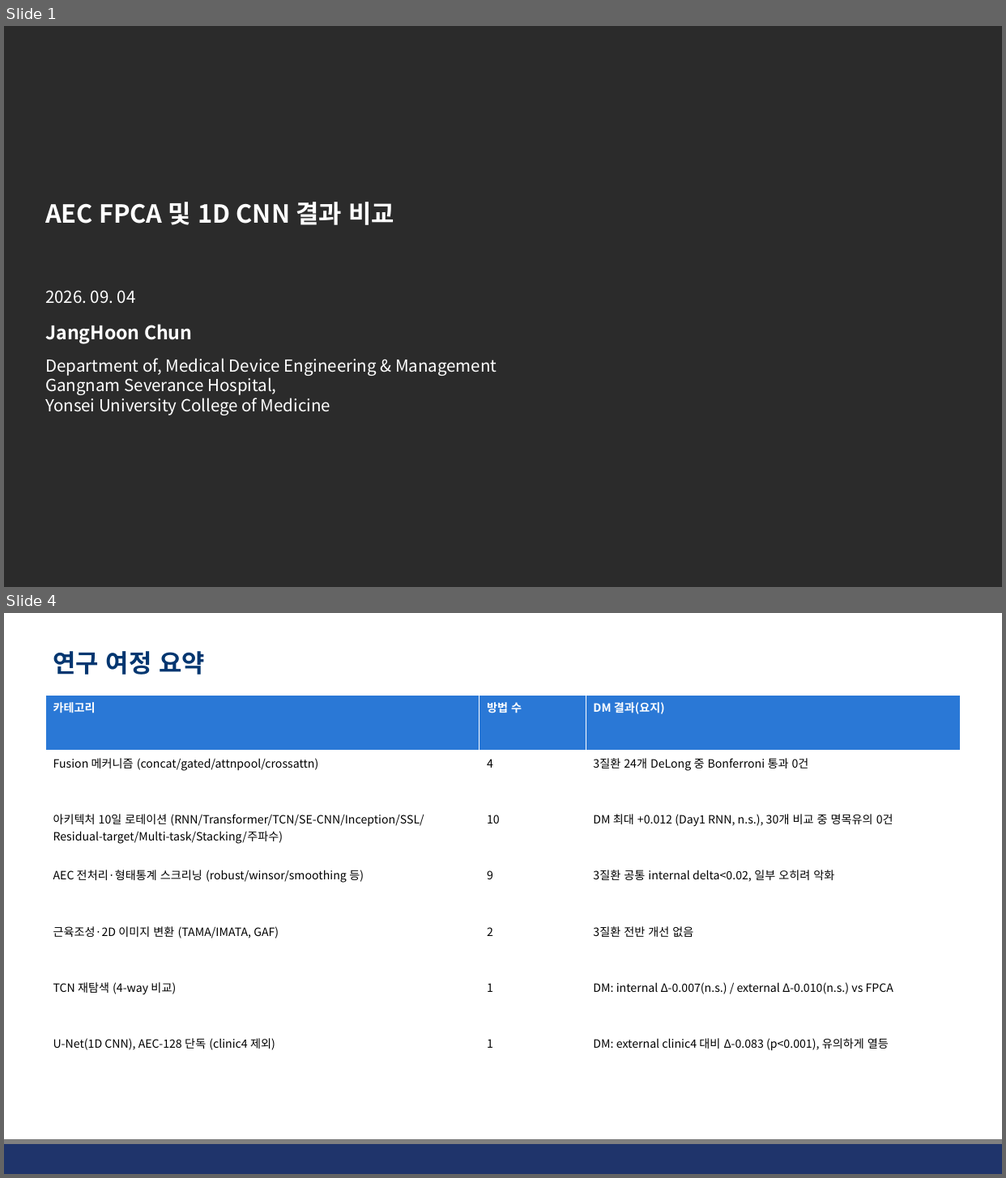
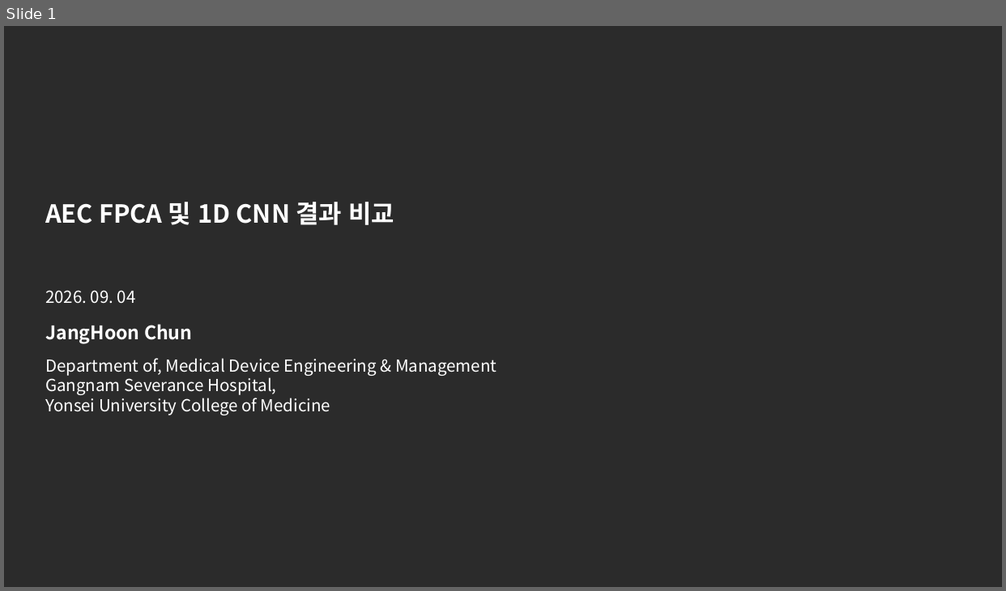
Before and after one commit to JHWannabe/Clinical_Study, a slide deck: docs/260904_AEC FPCA 및 1D CNN 결과 비교.pptx. Shown one above the other, each under a label of ours: slides 1 and 4 before the commit, slide 1 after it; the slides between them are not shown. The pictures are 1006x1178 and 1006x591 pixels, drawn with LibreOffice and Linux fonts; fonts in the diff are those of the drawing; background and template pictures are left out; a plain dark background stands for a picture behind light text. Boxes give left, top, right and bottom in pixels: in the first picture for what was removed or moved away, otherwise in the second. Text is boxed around its words. In the diff, an @@ line names an element or a change of style, - is before the commit and + after.

```diff
--- a/docs/260904_AEC FPCA 및 1D CNN 결과 비교.pptx
+++ b/docs/260904_AEC FPCA 및 1D CNN 결과 비교.pptx
@@ slide 4 removed at (x1=4, y1=613, x2=1002, y2=1174), background #FFFFFF @@
@@ title removed at (x1=53, y1=651, x2=205, y2=675) @@
-연구 여정 요약
@@ table removed at (x1=46, y1=695, x2=961, y2=1088), 7 rows, 3 columns @@
-카테고리 | 방법 수 | DM 결과(요지)
-Fusion 메커니즘 (concat/gated/attnpool/crossattn) | 4 | 3질환 24개 DeLong 중 Bonferroni 통과 0건
-아키텍처 10일 로테이션 (RNN/Transformer/TCN/SE-CNN/Inception/SSL/Residual-target/Multi-task/Stacking/주파수) | 10 | DM 최대 +0.012 (Day1 RNN, n.s.), 30개 비교 중 명목유의 0건
-AEC 전처리·형태통계 스크리닝 (robust/winsor/smoothing 등) | 9 | 3질환 공통 internal delta<0.02, 일부 오히려 악화
-근육조성·2D 이미지 변환 (TAMA/IMATA, GAF) | 2 | 3질환 전반 개선 없음
-TCN 재탐색 (4-way 비교) | 1 | DM: internal Δ-0.007(n.s.) / external Δ-0.010(n.s.) vs FPCA
-U-Net(1D CNN), AEC-128 단독 (clinic4 제외) | 1 | DM: external clinic4 대비 Δ-0.083 (p<0.001), 유의하게 열등
@@ rectangle removed at (x1=4, y1=1144, x2=1002, y2=1174) @@
@@ line removed from (4, 1142) to (1002, 1142) @@
```
Also in this commit, not shown: 4 slides changed, 6 slides added, 2 other slides removed, 26 other files.
